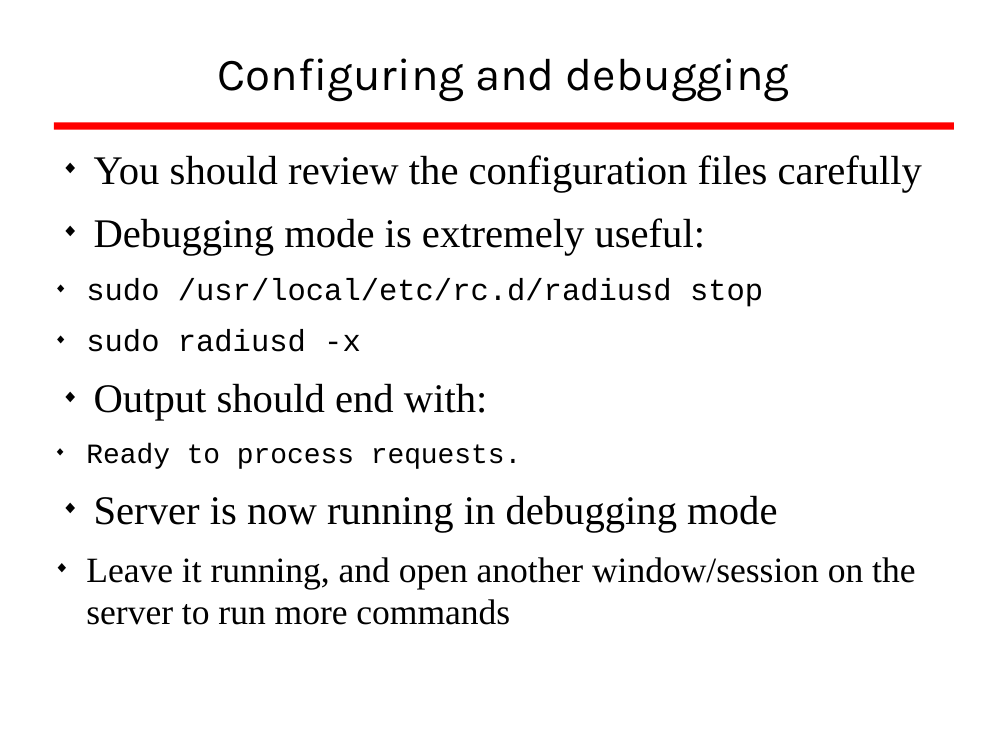
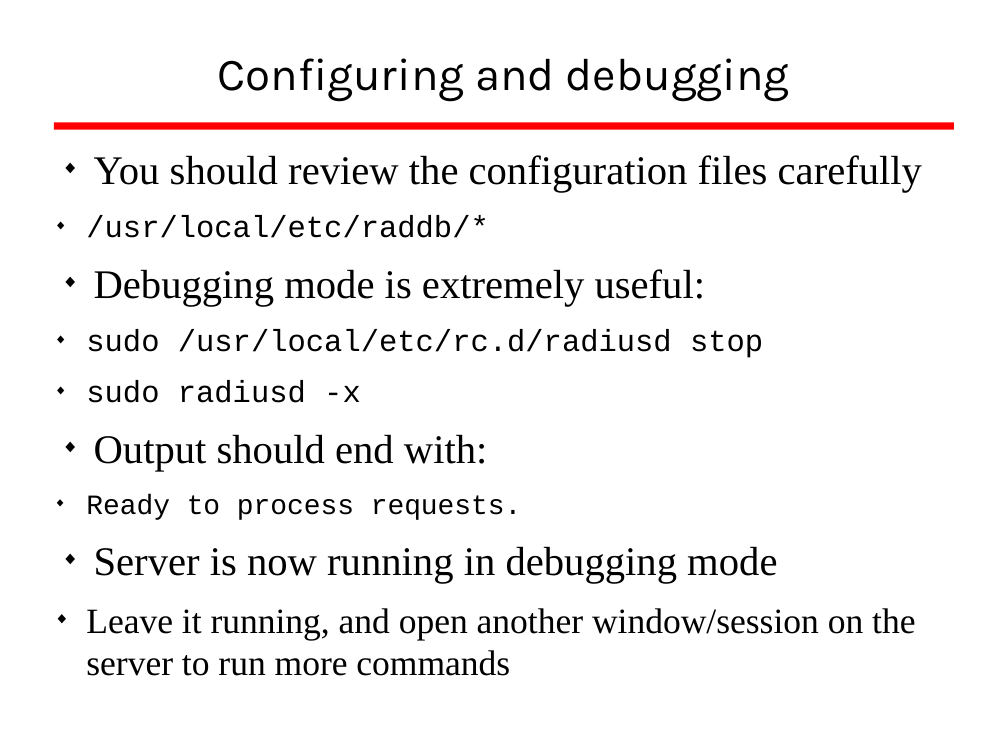
Before and after one commit to afnog/sse, a slide deck: slide 28 of radius/radius_presentation.odp. Drawn at 1008x756 pixels with LibreOffice and Linux fonts; fonts in the diff are those of the drawing; background and template pictures are left out. Boxes give left, top, right and bottom in pixels: in the first picture for what was removed or moved away, otherwise in the second. Text is boxed around its words. In the diff, an @@ line names an element or a change of style, - is before the commit and + after.

```diff
--- a/radius/radius_presentation.odp
+++ b/radius/radius_presentation.odp
@@ text at (86, 215, 488, 238): paragraph added @@
+  ◆ /usr/local/etc/raddb/*
```
Also in this commit, not shown: 1 other slide changed.
